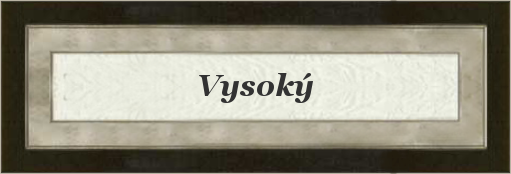
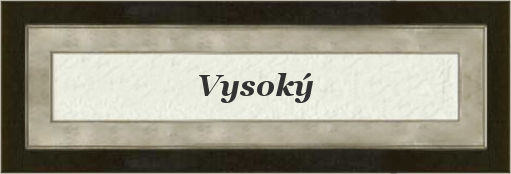
Before/after of a 511×174 layered artwork. What changed in the layer stack:
painted on "Card" over [30, 33, 488, 141]
